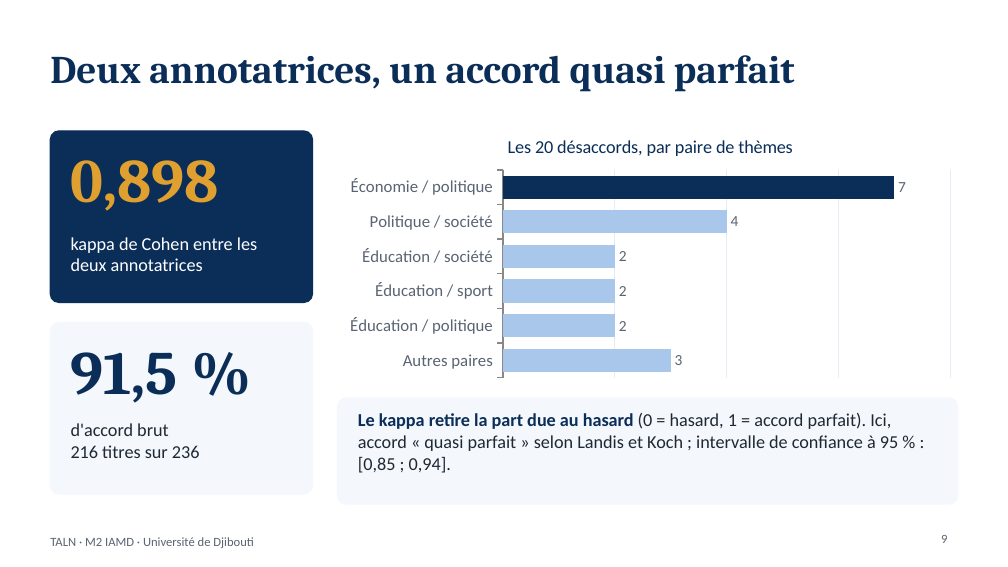
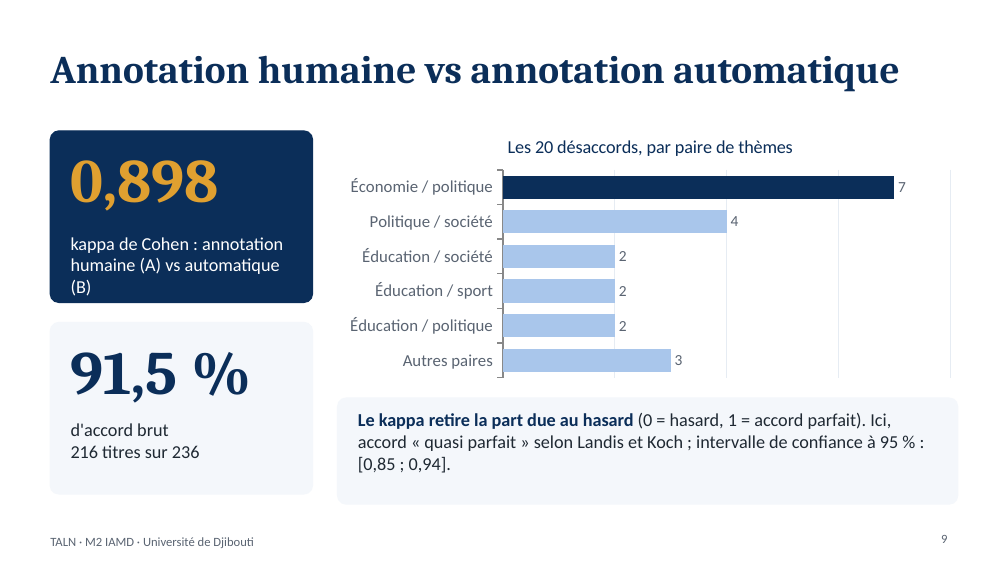
Before and after one commit to fatouu50/taln-classification-djibouti, a slide deck: slide 9 of rapport/Soutenance_TALN_Classification_thematique.pptx. Drawn at 1008x567 pixels with LibreOffice and Linux fonts; fonts in the diff are those of the drawing. Boxes give left, top, right and bottom in pixels: in the first picture for what was removed or moved away, otherwise in the second. Text is boxed around its words. In the diff, an @@ line names an element or a change of style, - is before the commit and + after.

Commit message:
Version finale : kappa, nom corrigé, README terminé

```diff
--- a/rapport/Soutenance_TALN_Classification_thematique.pptx
+++ b/rapport/Soutenance_TALN_Classification_thematique.pptx
@@ title at <box>50,55,899,92</box>: text changed @@
-Deux annotatrices, un accord quasi parfait
+Annotation humaine vs annotation automatique
@@ text at <box>71,237,283,296</box>: text changed @@
-kappa de Cohen entre les deux annotatrices
+kappa de Cohen : annotation humaine (A) vs automatique (B)
```
Also in this commit, not shown: 1 other slide changed, 5 other files.
